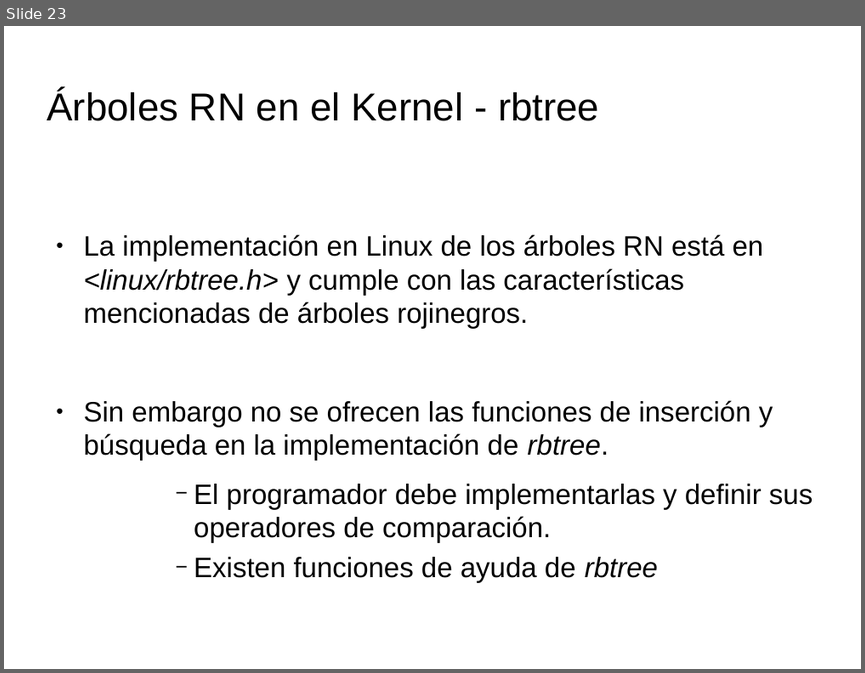
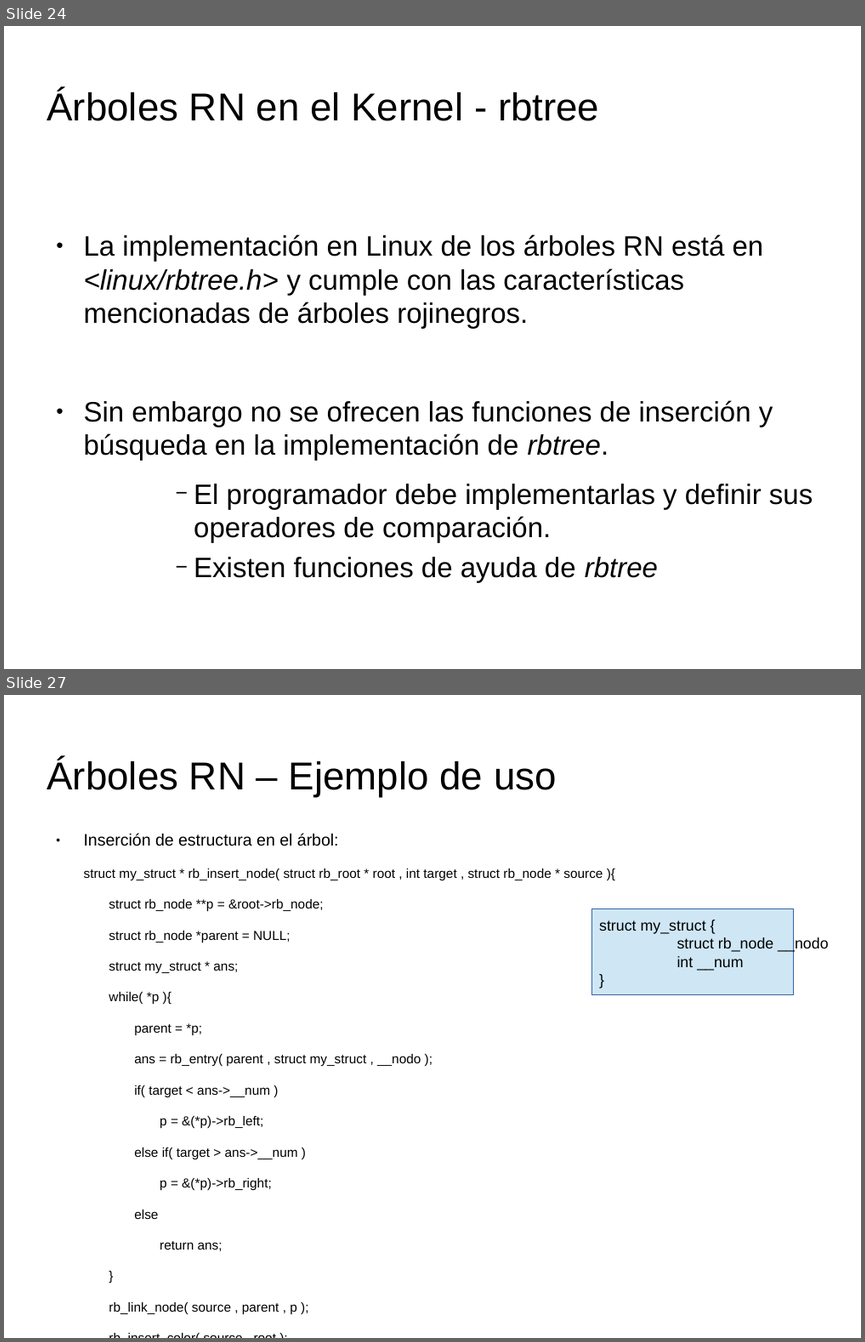
Before and after one commit to tombe85/lin, a slide deck: presentacion/EstructurasDeDatosKernelMigVersion.odp. Shown one above the other, each under a label of ours: slide 23 before the commit, slides 24 and 27 after it; the slides between them are not shown. The pictures are 865x673 and 865x1342 pixels, drawn with LibreOffice and Linux fonts; fonts in the diff are those of the drawing; background and template pictures are left out. Boxes give left, top, right and bottom in pixels: in the first picture for what was removed or moved away, otherwise in the second. Text is boxed around its words. In the diff, an @@ line names an element or a change of style, - is before the commit and + after.

```diff
--- a/presentacion/EstructurasDeDatosKernelMigVersion.odp
+++ b/presentacion/EstructurasDeDatosKernelMigVersion.odp
@@ slide 27 added at box(4, 695, 861, 1338), background picture (left out) @@
@@ title added at box(46, 760, 556, 798), 36 pt, text #000000 @@
+Árboles RN – Ejemplo de uso
@@ text added at box(84, 833, 602, 1314), 12.1 pt, text #000000 @@
+● Inserción de estructura en el árbol:
+struct my_struct * rb_insert_node( struct rb_root * root , int target , struct rb_node * source ){
+struct rb_node **p = &root->rb_node;
+struct rb_node *parent = NULL;
+struct my_struct * ans;
+while( *p ){
+parent = *p;
+ans = rb_entry( parent , struct my_struct , __nodo );
+if( target < ans->__num )
+p = &(*p)->rb_left;
+else if( target > ans->__num )
+p = &(*p)->rb_right;
+else
+return ans;
+}
+rb_link_node( source , parent , p );
+rb_insert_color( source , root );
+return NULL;
+}
@@ rectangle added at box(592, 909, 794, 995), fill #CFE7F5, outline #3465A4 0 pt, 14 pt, text #000000 @@
+struct my_struct {
+struct rb_node __nodo
+int __num
+}
@@ what was slide 23 is now slide 24 @@
```
Also in this commit, not shown: 3 slides changed, 3 other slides added, 1 slide removed.
